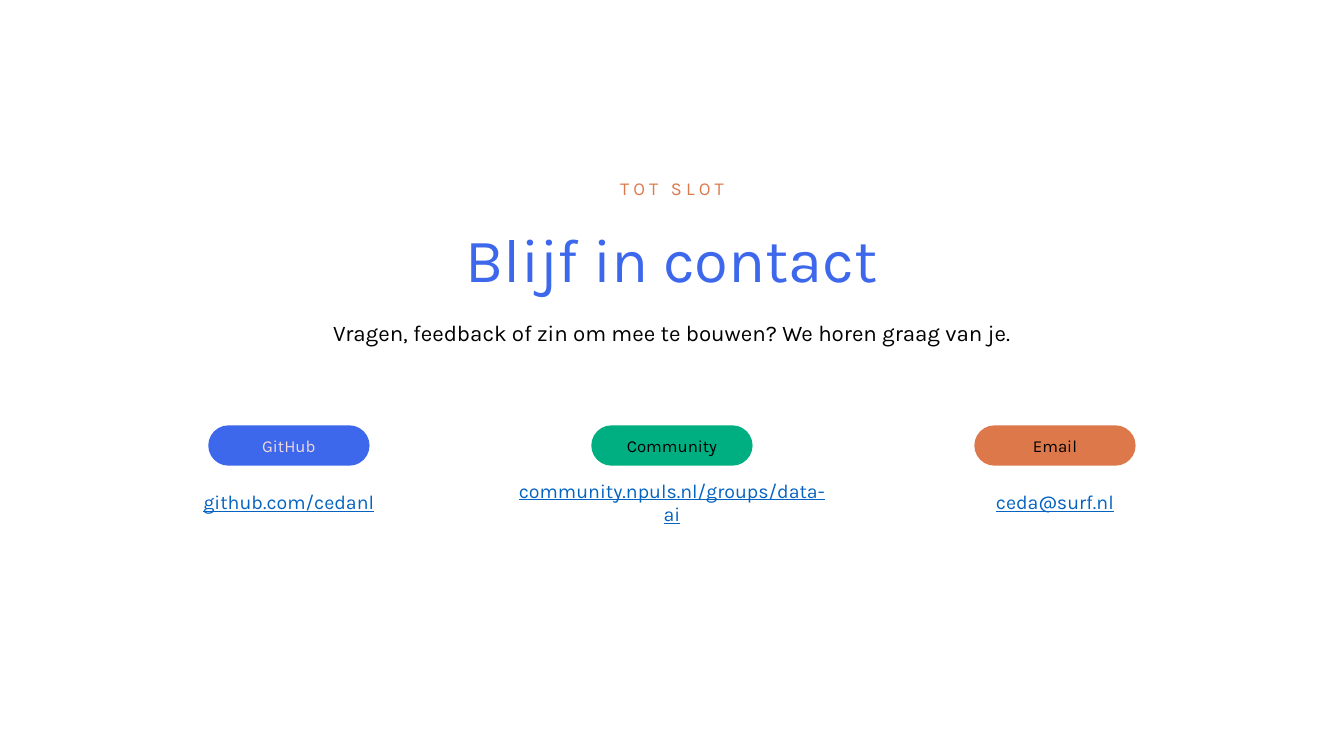
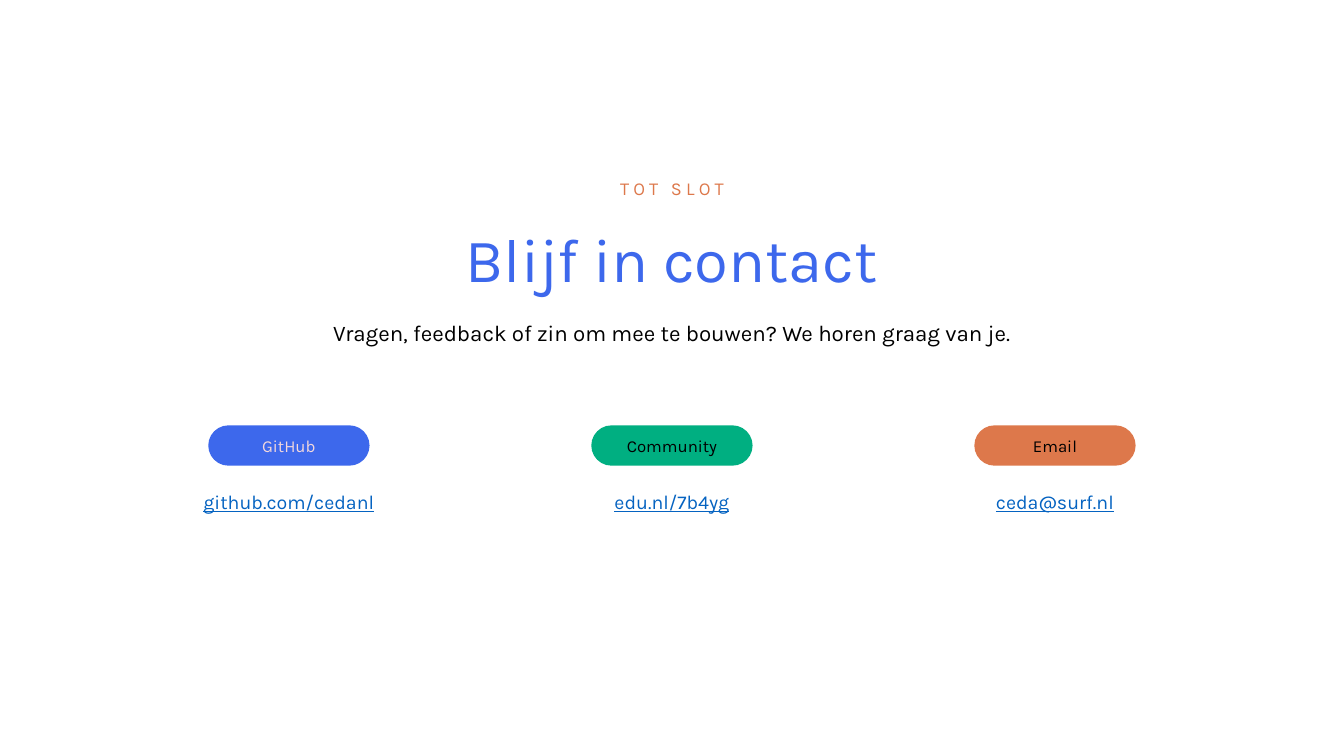
Before and after one commit to cedanl/clidev-presentaties, a slide deck: slide 23 of exports/261029_dair_onderwijsdata/261029_dair_onderwijsdata.pptx. Drawn at 1344x756 pixels with LibreOffice and Linux fonts; fonts in the diff are those of the drawing; background and template pictures are left out. Boxes give left, top, right and bottom in pixels: in the first picture for what was removed or moved away, otherwise in the second. Text is boxed around its words. In the diff, an @@ line names an element or a change of style, - is before the commit and + after.

```diff
--- a/exports/261029_dair_onderwijsdata/261029_dair_onderwijsdata.pptx
+++ b/exports/261029_dair_onderwijsdata/261029_dair_onderwijsdata.pptx
@@ text at (x1=614, y1=494, x2=729, y2=514): text changed @@
-community.npuls.nl/groups/data-ai
+edu.nl/7b4yg
```
Also in this commit, not shown: 3 other files.
